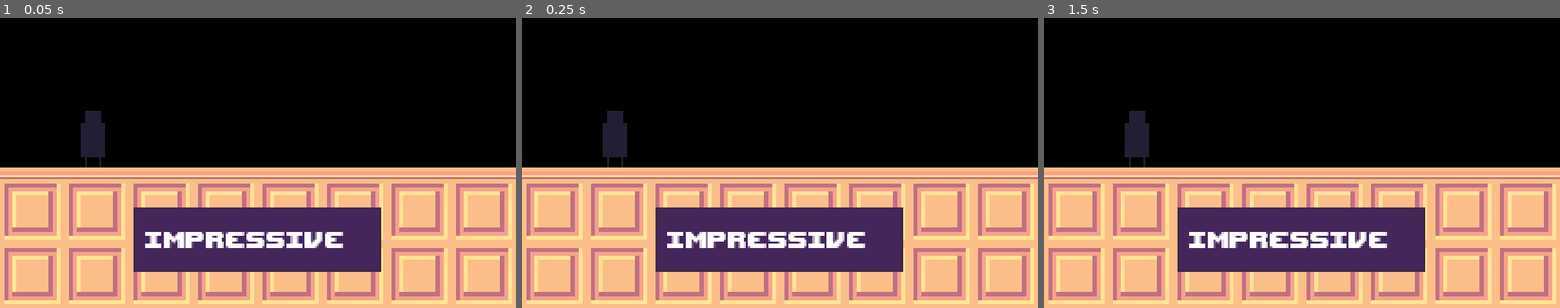
Above: before the commit, frames 1-3 (left to right).
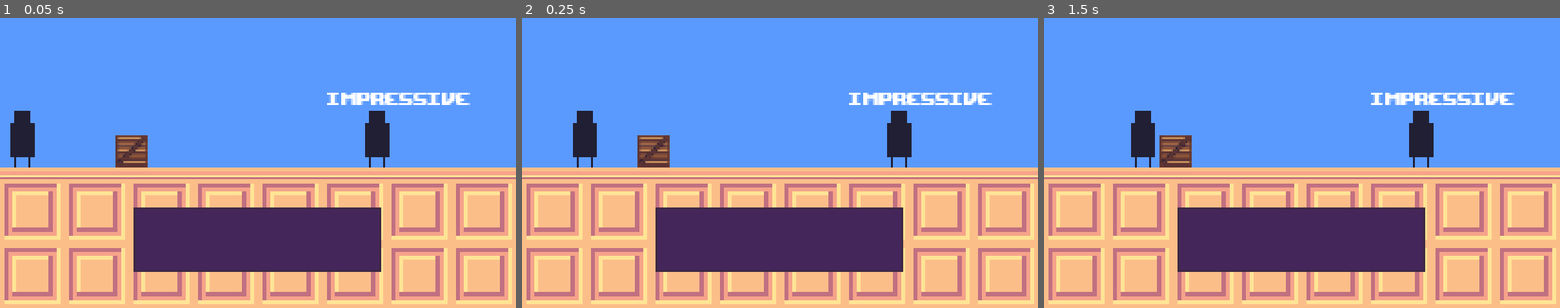
Above: after the commit, the same moments.

Repository: Paulb23/ludum_dare_41
Game: Godot game, scene res://endless_mode.tscn
Same seed, same stepped clock (60 frames per second), same inputs: the game is played once before the commit and once after it.
Inputs:
- Up to frame 1 (0.05 s): no input
- Up to frame 2 (0.25 s): no input
- Up to frame 3 (1.5 s): tap Enter at 0.5 s; tap Space at 1.25 s

The runs differ from the first frame. In frame 1, 53% of the frame differs, in the area x 0-100%, y 0-80%; in frame 2, 53%; in frame 3, 53%.

Commit message:
Endless loading and words tied to enemies

Diff:
--- /dev/null
+++ b/ludum_dare_41/characters/cowboys/cowboy.gd
@@ -0,0 +1,12 @@
+extends Area2D
+
+var dictionary = preload("res://typer/dictionary.gd")
+
+var word
+
+func _ready():
+	word = dictionary.get_easy_word()
+	while (!get_parent().add_word(word, self)):
+		word = dictionary.get_easy_word()
+
+	$word.text = word
--- /dev/null
+++ b/ludum_dare_41/characters/cowboys/cowboy.tscn
@@ -0,0 +1,52 @@
+[gd_scene load_steps=5 format=2]
+
+[ext_resource path="res://characters/cowboys/cowboy.gd" type="Script" id=1]
+[ext_resource path="res://characters/player/player.png" type="Texture" id=2]
+[ext_resource path="res://fonts/upheavtt.ttf" type="DynamicFontData" id=3]
+
+[sub_resource type="DynamicFont" id=1]
+
+size = 12
+use_mipmaps = true
+use_filter = false
+font_data = ExtResource( 3 )
+_sections_unfolded = [ "Extra Spacing", "Font", "Settings" ]
+
+[node name="cowboy" type="Area2D"]
+
+input_pickable = true
+gravity_vec = Vector2( 0, 1 )
+gravity = 98.0
+linear_damp = 0.1
+angular_damp = 1.0
+audio_bus_override = false
+audio_bus_name = "Master"
+script = ExtResource( 1 )
+
+[node name="Sprite" type="Sprite" parent="." index="0"]
+
+texture = ExtResource( 2 )
+
+[node name="word" type="Label" parent="." index="1"]
+
+anchor_left = 0.0
+anchor_top = 0.0
+anchor_right = 0.0
+anchor_bottom = 0.0
+margin_left = -25.0
+margin_top = -25.0
+margin_right = 38.0
+margin_bottom = -14.0
+rect_pivot_offset = Vector2( 0, 0 )
+rect_clip_content = false
+mouse_filter = 2
+mouse_default_cursor_shape = 0
+size_flags_horizontal = 1
+size_flags_vertical = 4
+custom_fonts/font = SubResource( 1 )
+text = "Occurance"
+align = 1
+percent_visible = 1.0
+lines_skipped = 0
+max_lines_visible = -1
+_sections_unfolded = [ "custom_fonts" ]
--- /dev/null
+++ b/ludum_dare_41/characters/player/player.gd
@@ -0,0 +1,27 @@
+extends KinematicBody2D
+
+signal load_next
+
+var area_detector
+
+signal reached_cover
+var in_cover
+
+func _ready():
+	area_detector = $area_detector
+	area_detector.connect("area_entered", self, "_area_entered")
+	area_detector.connect("area_exited", self, "_area_exited")
+	in_cover = false
+
+func _physics_process(delta):
+	if (!in_cover):
+		position += Vector2(100, 0) * delta
+		if (position.x > Globals.screen_width):
+			emit_signal("load_next")
+
+func _area_entered(other):
+	in_cover = true
+	emit_signal("reached_cover", other)
+
+func _area_exited(other):
+	in_cover = false
--- a/ludum_dare_41/characters/player/player.tscn
+++ b/ludum_dare_41/characters/player/player.tscn
@@ -1,6 +1,17 @@
-[gd_scene load_steps=2 format=2]
+[gd_scene load_steps=5 format=2]
 
-[ext_resource path="res://characters/player/player.png" type="Texture" id=1]
+[ext_resource path="res://characters/player/player.gd" type="Script" id=1]
+[ext_resource path="res://characters/player/player.png" type="Texture" id=2]
+
+[sub_resource type="RectangleShape2D" id=2]
+
+custom_solver_bias = 0.0
+extents = Vector2( 8, 10 )
+
+[sub_resource type="RectangleShape2D" id=1]
+
+custom_solver_bias = 0.0
+extents = Vector2( 5, 10 )
 
 [node name="player" type="KinematicBody2D"]
 
@@ -8,7 +19,27 @@
 collision_layer = 1
 collision_mask = 1
 collision/safe_margin = 0.08
+script = ExtResource( 1 )
 
 [node name="Sprite" type="Sprite" parent="." index="0"]
 
-texture = ExtResource( 1 )
+texture = ExtResource( 2 )
+
+[node name="area_detector" type="Area2D" parent="." index="1"]
+
+input_pickable = true
+gravity_vec = Vector2( 0, 1 )
+gravity = 98.0
+linear_damp = 0.1
+angular_damp = 1.0
+audio_bus_override = false
+audio_bus_name = "Master"
+
+[node name="CollisionShape2D" type="CollisionShape2D" parent="area_detector" index="0"]
+
+shape = SubResource( 2 )
+
+[node name="CollisionShape2D" type="CollisionShape2D" parent="." index="2"]
+
+shape = SubResource( 1 )
+disabled = true
--- a/ludum_dare_41/endless_mode.gd
+++ b/ludum_dare_41/endless_mode.gd
@@ -1,4 +1,20 @@
-extends Node2D
+extends "res://game.gd"
+
+var parts = [
+	preload("res://level_parts/flat_open_space.tscn")
+]
+
+var world
+var current_part
 
 func _ready():
-	VisualServer.set_default_clear_color(Color(0,0,0))
+	world =	$world
+	current_part = parts[0].instance()
+	world.add_child(current_part)
+	player.connect("load_next", self, "_load_next")
+
+func _load_next():
+	player.position.x = 0;
+	current_part.queue_free()
+	current_part = parts[0].instance()
+	world.add_child(current_part)
--- a/ludum_dare_41/endless_mode.tscn
+++ b/ludum_dare_41/endless_mode.tscn
@@ -1,23 +1,25 @@
-[gd_scene load_steps=5 format=2]
+[gd_scene load_steps=4 format=2]
 
 [ext_resource path="res://endless_mode.gd" type="Script" id=1]
-[ext_resource path="res://level_parts/flat_open_space.tscn" type="PackedScene" id=2]
-[ext_resource path="res://typer/typer.tscn" type="PackedScene" id=3]
-[ext_resource path="res://characters/player/player.tscn" type="PackedScene" id=4]
+[ext_resource path="res://typer/typer.tscn" type="PackedScene" id=2]
+[ext_resource path="res://characters/player/player.tscn" type="PackedScene" id=3]
 
-[node name="game" type="Node2D" index="0"]
+[node name="game" type="Node2D"]
 
 script = ExtResource( 1 )
 
-[node name="flat_open_space" parent="." index="0" instance=ExtResource( 2 )]
+[node name="world" type="Node2D" parent="." index="0"]
 
-[node name="typer" parent="." index="1" instance=ExtResource( 3 )]
+show_behind_parent = true
+_sections_unfolded = [ "Pause", "Visibility" ]
+
+[node name="typer" parent="." index="1" instance=ExtResource( 2 )]
 
 margin_left = 65.0
 margin_top = 81.0
 margin_right = 65.0
 margin_bottom = 81.0
 
-[node name="player" parent="." index="2" instance=ExtResource( 4 )]
+[node name="player" parent="." index="2" instance=ExtResource( 3 )]
 
-position = Vector2( 46.1028, 58.6763 )
+position = Vector2( 6.10281, 58.6763 )
--- /dev/null
+++ b/ludum_dare_41/game.gd
@@ -0,0 +1,40 @@
+extends Node2D
+
+var player
+var typer
+
+var cover_complete = false
+var player_cover
+
+func _ready():
+	player = $player
+	player.connect("reached_cover", self, "_player_reached_cover")
+
+	typer = $typer
+	typer.connect("request_word", self, "_request_word")
+	typer.connect("word_complete", self, "_word_complete")
+
+func _physics_process(delta):
+	if cover_complete:
+		player_cover.position = Vector2(-100,-100)
+		player_cover = null
+		cover_complete = false
+	pass
+
+func _player_reached_cover(other):
+	cover_complete = false
+	player_cover = other
+	player_cover.connect("cover_completed", self, "_cover_completed");
+
+func _request_word(letter):
+	if (!player_cover):
+		return
+	typer.set_current_word(player_cover.get_word(letter))
+
+func _word_complete(word):
+	if (!player_cover):
+		return
+	player_cover.word_complete(word)
+
+func _cover_completed():
+	cover_complete = true
--- a/ludum_dare_41/globals.gd
+++ b/ludum_dare_41/globals.gd
@@ -9,6 +9,7 @@
 var currernt_scene = null
 
 func _ready():
+	randomize()
 	currernt_scene = get_tree().get_root().get_child(get_tree().get_root().get_child_count() -1)
 	set_screen_res(screen_width, screen_height)
 	set_globals()
--- /dev/null
+++ b/ludum_dare_41/level_parts/flat_open_space.gd
@@ -0,0 +1 @@
+extends "res://level_parts/level_part.gd"
--- a/ludum_dare_41/level_parts/flat_open_space.tscn
+++ b/ludum_dare_41/level_parts/flat_open_space.tscn
@@ -1,13 +1,24 @@
-[gd_scene load_steps=2 format=2]
+[gd_scene load_steps=7 format=2]
 
-[ext_resource path="res://tiles.tres" type="TileSet" id=1]
+[ext_resource path="res://level_parts/flat_open_space.gd" type="Script" id=1]
+[ext_resource path="res://tiles.tres" type="TileSet" id=2]
+[ext_resource path="res://objects/box.png" type="Texture" id=3]
+[ext_resource path="res://level_parts/player_cover.gd" type="Script" id=4]
+[ext_resource path="res://characters/cowboys/cowboy.tscn" type="PackedScene" id=5]
 
-[node name="flat_open_space" type="Node2D"]
+[sub_resource type="RectangleShape2D" id=1]
+
+custom_solver_bias = 0.0
+extents = Vector2( 1, 2 )
+
+[node name="flat_open_space" type="Node2D" index="0"]
+
+script = ExtResource( 1 )
 
 [node name="TileMap" type="TileMap" parent="." index="0"]
 
 mode = 0
-tile_set = ExtResource( 1 )
+tile_set = ExtResource( 2 )
 cell_size = Vector2( 16, 16 )
 cell_quadrant_size = 16
 cell_custom_transform = Transform2D( 1, 0, 0, 1, 0, 0 )
@@ -24,3 +35,30 @@
 format = 1
 tile_data = PoolIntArray( 262144, 0, 0, 262145, 0, 0, 262146, 0, 0, 262147, 0, 0, 262148, 0, 0, 262149, 0, 0, 262150, 0 …(1043 unchanged characters)…
 _sections_unfolded = [ "Cell" ]
+
+[node name="player_box" type="Sprite" parent="." index="1"]
+
+position = Vector2( 65, 66 )
+scale = Vector2( 0.65625, 0.65625 )
+texture = ExtResource( 3 )
+_sections_unfolded = [ "Offset" ]
+
+[node name="cover" type="Area2D" parent="." index="2"]
+
+input_pickable = true
+gravity_vec = Vector2( 0, 1 )
+gravity = 98.0
+linear_damp = 0.1
+angular_damp = 1.0
+audio_bus_override = false
+audio_bus_name = "Master"
+script = ExtResource( 4 )
+
+[node name="CollisionShape2D" type="CollisionShape2D" parent="cover" index="0"]
+
+position = Vector2( 58, 64 )
+shape = SubResource( 1 )
+
+[node name="cowboy" parent="." index="3" instance=ExtResource( 5 )]
+
+position = Vector2( 187, 59 )
--- /dev/null
+++ b/ludum_dare_41/level_parts/level_part.gd
@@ -0,0 +1,22 @@
+extends Node
+
+var level_words = {}
+
+func _ready():
+	pass
+
+func get_word(letter):
+	for word in level_words.keys():
+		if word.begins_with(letter):
+			return word
+	return null
+
+func word_complete(word):
+	level_words[word].queue_free()
+	level_words.erase(word)
+
+func add_word(new_word, object):
+	if (level_words.has(new_word)):
+		return false
+	level_words[new_word] = object
+	return true
--- /dev/null
+++ b/ludum_dare_41/level_parts/player_cover.gd
@@ -0,0 +1,11 @@
+extends Area2D
+
+signal cover_completed
+
+func get_word(letter):
+	return get_parent().get_word(letter)
+
+func word_complete(word):
+	get_parent().word_complete(word)
+	if (get_parent().level_words.size() <= 0):
+		emit_signal("cover_completed")
--- a/ludum_dare_41/typer/typer.gd
+++ b/ludum_dare_41/typer/typer.gd
@@ -1,10 +1,10 @@
 extends Control
+
+signal request_word
+signal word_complete
 
 var typing_sound
 
-var dictionary = preload("res://typer/dictionary.gd")
-
-var background_color = Color(0.183594, 0.024384, 0.024384)
 var defualt_color = Color(1,1,1)
 var completed_color = Color(0,1,0)
 
@@ -15,13 +15,11 @@
 var word
 
 func _ready():
-	randomize()
 	word = $word
 	typing_sound = $typing
-	load_next_word()
 
 func _unhandled_input(event):
-	if (!event.is_pressed()):
+	if (!event.is_pressed() || !event is InputEventKey):
 		return
 
 	var key_pressed = null
@@ -29,6 +27,12 @@
 		key_pressed = OS.get_scancode_string(event.scancode)
 	else:
 		key_pressed = OS.get_scancode_string(event.scancode).to_lower()
+
+
+	if (current_word == null && key_pressed != null):
+		emit_signal("request_word", key_pressed)
+		if (current_word == null):
+			return
 
 	if (key_pressed == current_word[current_char]):
 		typing_sound.play()
@@ -41,12 +45,19 @@
 		word.add_text(current_word.substr(current_char, current_word_size))
 
 	if (current_char == current_word_size):
-		load_next_word()
+		emit_signal("word_complete", current_word)
+		current_word = null
+		current_char = 0
+		word.clear()
 
-func load_next_word():
-	current_word = dictionary.get_easy_word()
-	current_word_size = current_word.length()
+func set_current_word(new_word):
+	current_word = new_word
+
 	current_char = 0
 	word.clear()
-	word.push_color(defualt_color)
-	word.add_text(current_word)
+	if (new_word == null):
+		current_word_size = 0
+	else:
+		current_word_size = new_word.length()
+		word.push_color(defualt_color)
+		word.add_text(new_word)
Binary file added: ludum_dare_41/objects/box.png
